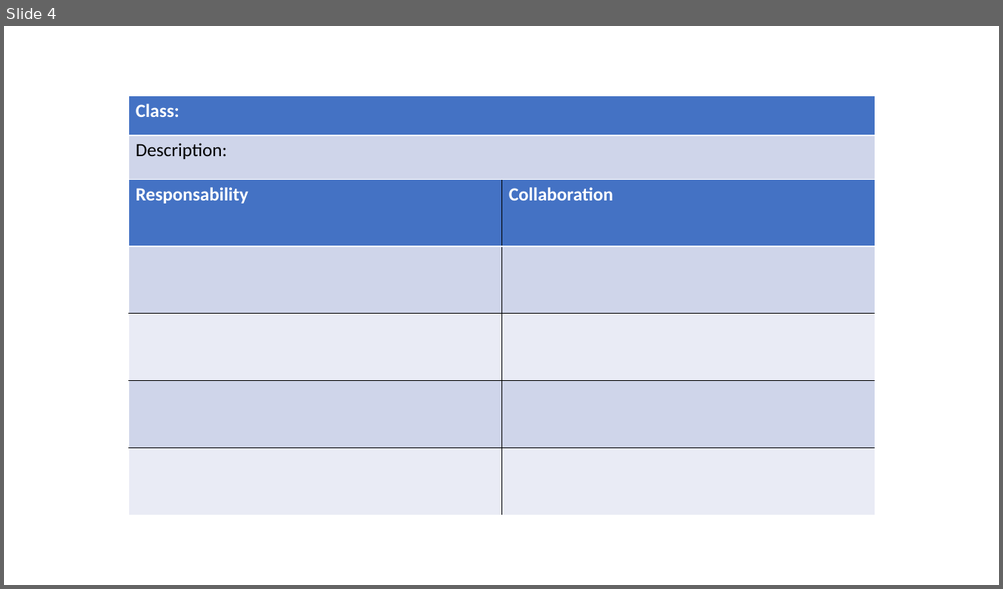
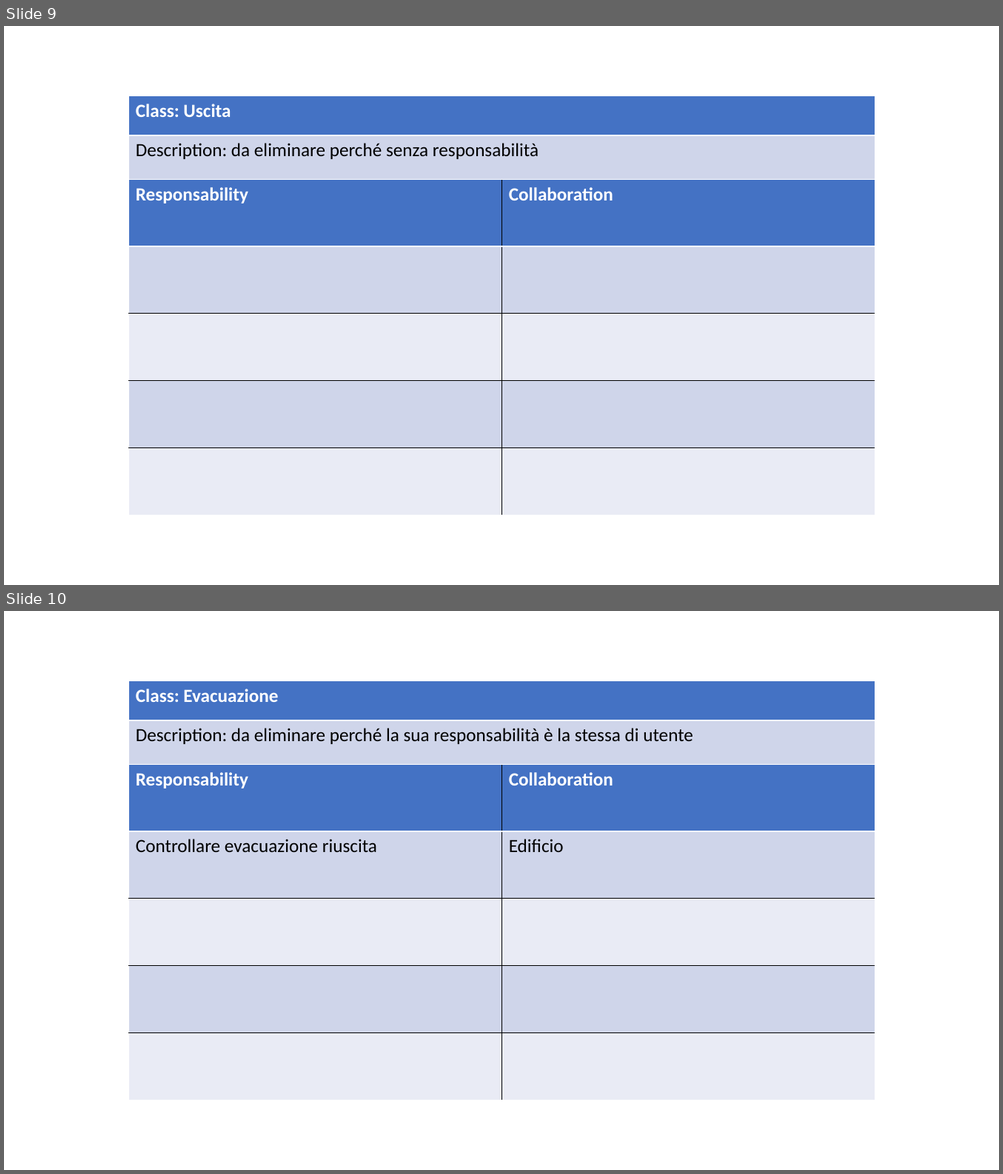
Before and after one commit to ecorradini/ProgettoIDS, a slide deck: AnalisiRequisiti/CRC/UT4/crc.ppt. Shown one above the other, each under a label of ours: slide 4 before the commit, slides 9 and 10 after it. The pictures are 1003x589 and 1003x1174 pixels, drawn with LibreOffice and Linux fonts; fonts in the diff are those of the drawing. Boxes give left, top, right and bottom in pixels: in the first picture for what was removed or moved away, otherwise in the second. Text is boxed around its words. In the diff, an @@ line names an element or a change of style, - is before the commit and + after.

```diff
--- a/AnalisiRequisiti/CRC/UT4/crc.ppt
+++ b/AnalisiRequisiti/CRC/UT4/crc.ppt
@@ slide 10 added at [4, 611, 999, 1170], background #FFFFFF @@
@@ table added at [128, 681, 874, 764], 2 rows, 1 columns @@
+Class: Evacuazione
+Description: da eliminare perché la sua responsabilità è la stessa di utente
@@ table added at [128, 764, 874, 1100], 5 rows, 2 columns @@
+Responsability | Collaboration
+Controllare evacuazione riuscita | Edificio
+ | 
+ | 
+ | 
@@ what was slide 4 is now slide 9 @@
@@ slide 9 changed as well @@
@@ table at [128, 96, 874, 179] @@
-row 1, column 1: Class:
+row 1, column 1: Class: Uscita
-row 2, column 1: Description:
+row 2, column 1: Description: da eliminare perché senza responsabilità
```
Also in this commit, not shown: 4 other slides changed, 4 other slides added, 1 other file.
